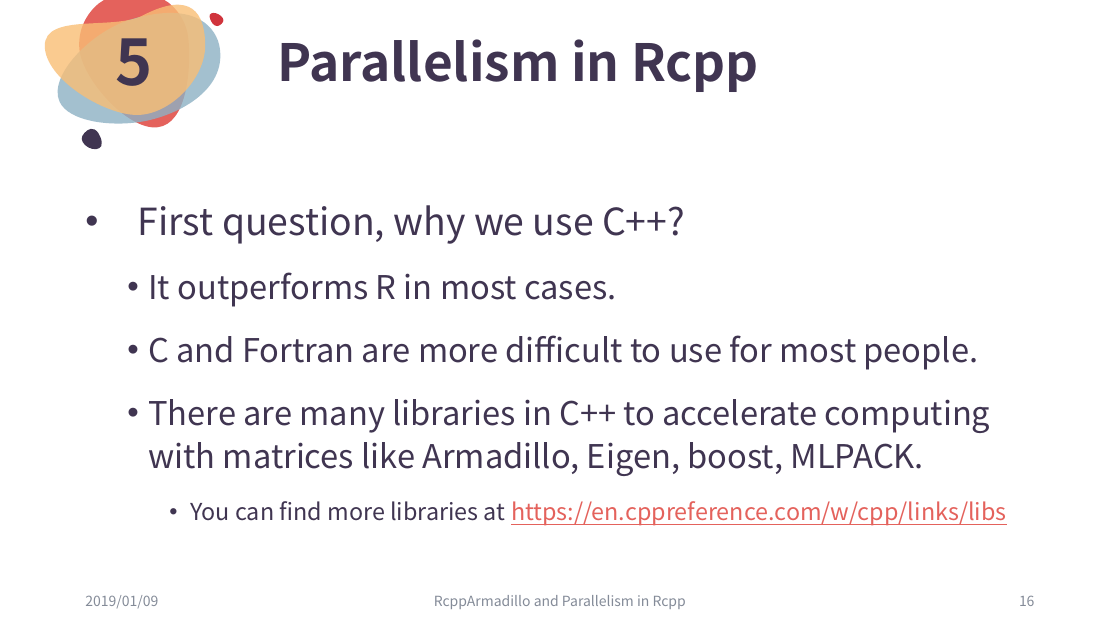
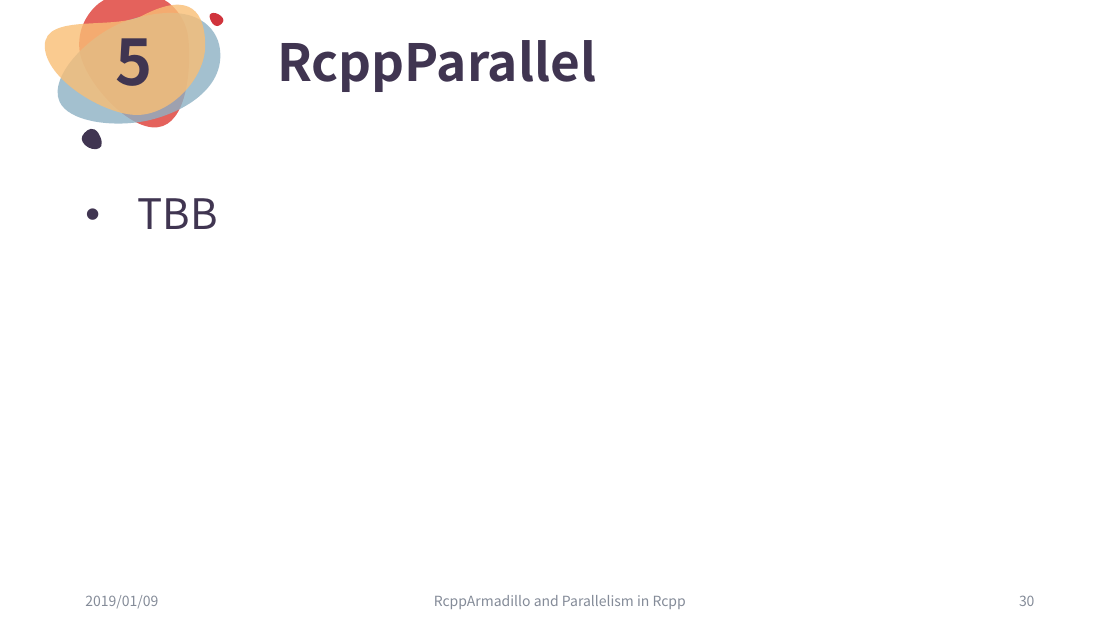
Before and after one commit to ChingChuan-Chen/Rcpp_RcppArmadillo_tutorial, a slide deck: slide 30 of leture_powerpoint_0109.pptx (slide 16 before the commit). Drawn at 1120x630 pixels with LibreOffice and Linux fonts; fonts in the diff are those of the drawing. Boxes give left, top, right and bottom in pixels: in the first picture for what was removed or moved away, otherwise in the second. Text is boxed around its words. In the diff, an @@ line names an element or a change of style, - is before the commit and + after.

```diff
--- a/leture_powerpoint_0109.pptx
+++ b/leture_powerpoint_0109.pptx
@@ title at bbox=[277, 40, 597, 92]: text changed @@
-Parallelism in Rcpp
+RcppParallel
@@ text at bbox=[138, 198, 218, 229]: text changed; size 28 to 36 pt @@
-• First question, why we use C++?
-  • It outperforms R in most cases.
-  • C and Fortran are more difficult to use for most people.
-  • There are many libraries in C++ to accelerate computing with matrices like Armadillo, Eigen, boost, MLPACK.
-    • You can find more libraries at https://en.cppreference.com/w/cpp/links/libs
+• TBB
@@ page number at bbox=[1019, 595, 1035, 606]: text changed @@
-16
+30
```
Also in this commit, not shown: 3 other slides changed, 17 slides added, 7 other files.
